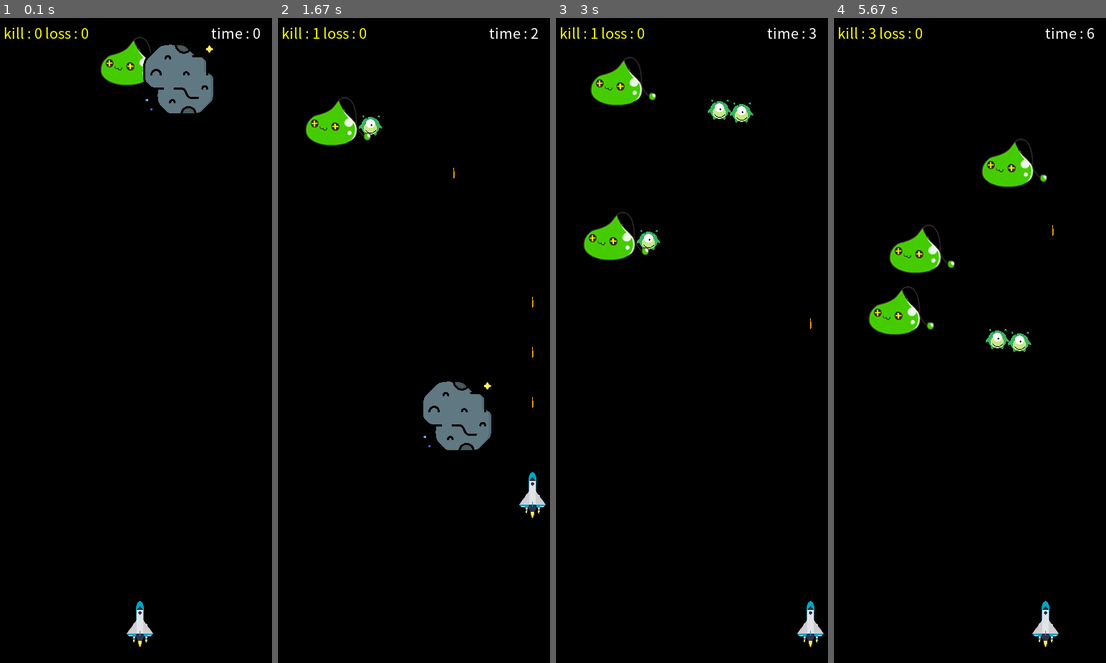
Above: before the commit, frames 1-4 (left to right).
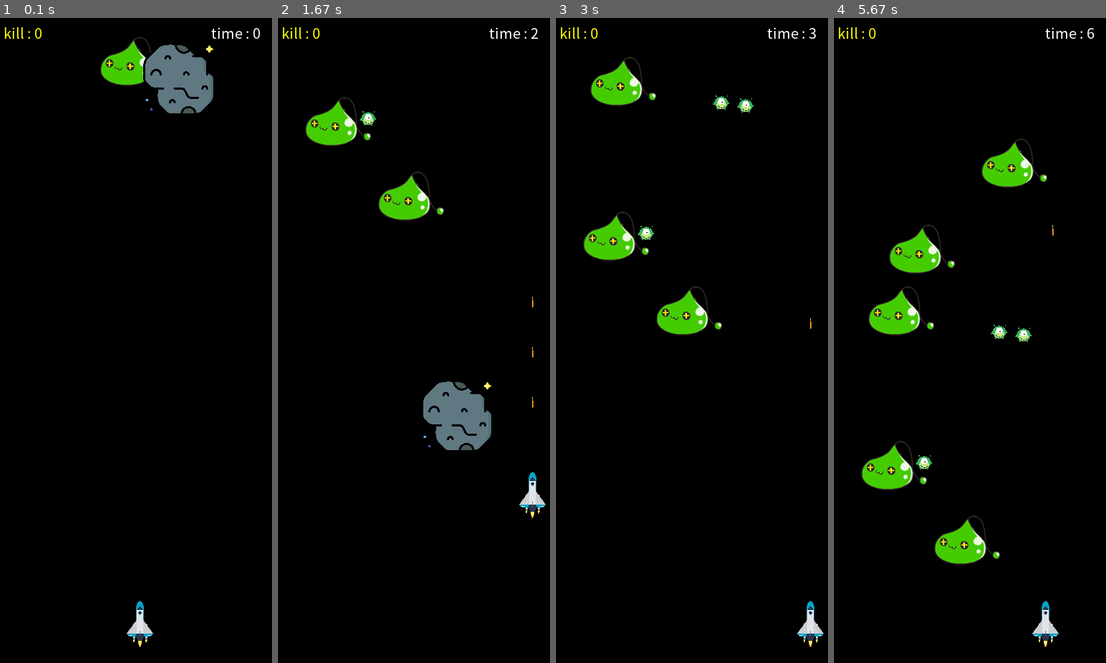
Above: after the commit, the same moments.

Repository: KROOKIMWOOBIN/pygame-spaceship
Game: pygame game, started from Python2023_Game.py
The game is run twice, just before and just after one commit, with the same random seed, the same clock (stepped at 60 frames per second) and the same inputs.
Inputs:
- Up to frame 1 (0.1 s): no input
- Up to frame 2 (1.67 s): tap Space at 0.33, 0.73, 1.03, 1.23, 1.57 s; hold Right 0.67-1.13 s; hold Up 1.17-1.47 s; hold Right from 1.5 s (still down)
- Up to frame 3 (3 s): tap Space at 1.87, 2.63 s; release Right at 1.97 s; hold Down 2.57-2.87 s
- Up to frame 4 (5.67 s): hold Up 3.33-3.7 s; tap Space at 3.4, 3.8, 4.1, 4.47, 4.87, 5.17, 5.37 s; hold Right 3.73-4.37 s; hold Down 4.4-4.77 s; hold Left 4.8-5.27 s; hold Right from 5.3 s (still down)

The runs differ from the first frame. In frame 1, 0.1% of the frame differs, in the area x 16-33%, y 1-4%; in frame 2, 1.3%; in frame 3, 1.6%; in frame 4, 2.5%, in the area x 10-73%, y 1-85%.

Commit message:
230503 피격효과, 체력3, loss삭제

Diff:
--- a/Python2023_Game.py
+++ b/Python2023_Game.py
@@ -21,6 +21,22 @@
     def show(self):
         screen.blit(self.image, (self.x, self.y))
 
+# 잡몹이 총알에 충돌시 나타나는 피격효과
+class hitEffect(imageManager):
+    def __init__(self, x, y):
+        super().__init__()
+        self.x = x
+        self.y = y
+        self.put_img("hit_effect.png")  # 피격 효과 이미지 로드
+        self.change_size(70, 70)  # 피격 효과 이미지 크기 조절
+        self.duration = 0.1 * 1000  # 효과 지속 시간 (0.3초)
+        self.start_time = pygame.time.get_ticks()  # 효과 시작 시간
+
+    def is_expired(self):
+        return pygame.time.get_ticks() - self.start_time >= self.duration
+
+
+
 # 충돌 함수 정의
 def crash(a,b):
     if (a.x - b.sx <= b.x) and (b.x <= a.x + a.sx):
@@ -43,6 +59,7 @@
 screen = pygame.display.set_mode(size)
 rockimg = ['rock1.png', 'rock2.png']
 rock_list = []  # 운석 리스트 추가
+hit_effects = []  # 피격 효과 객체를 저장할 리스트 생성
 
 title = "미사일 게임"
 
@@ -115,6 +132,12 @@
             if event.key == pygame.K_DOWN:
                 down_go = False
 
+                # 피격 효과 제거 이벤트 처리
+        if event.type == pygame.USEREVENT + 2:
+            if len(hit_effects) > 0:
+                hit_effects.pop(0)
+
+
     # 4-3. 입력, 시간에 따른 변화
     now_time = datetime.now()
     delta_time = round((now_time - start_time).total_seconds())
@@ -136,6 +159,8 @@
         if ss.y >= size[1] - ss.sy:
             ss.y = size[1] - ss.sy
 
+    # 피격 효과 제거
+    hit_effects = [effect for effect in hit_effects if not effect.is_expired()]
 
     # 미사일 생성하기
 
@@ -166,10 +191,11 @@
     if random.random() > 0.98:
         aa = imageManager()
         aa.put_img("잡몹1.png")
-        aa.change_size(70, 70)
+        aa.change_size(50, 50)
         aa.x = random.randrange(0, size[0] - aa.sx - round(ss.sx/2)) # 외계인의 크기만큼 빼줌
         aa.y = 10
         aa.move = 2
+        aa.hp = 3  # 체력을 3으로 설정
         a_list.append(aa)
     # 잡몹2
     if random.random() > 0.99:
@@ -179,7 +205,9 @@
         aa2.x = random.randrange(0, size[0] - aa2.sx - round(ss.sx/2)) # 외계인의 크기만큼 빼줌
         aa2.y = 10
         aa2.move = 2
+        aa2.hp = 3  # 체력을 3으로 설정
         a_list.append(aa2)
+
 
      # 운석 생성하기
     if delta_time % 10 == 0 and not any(rock.y > 0 and rock.y < size[1] for rock in rock_list):
@@ -221,18 +249,26 @@
         for j in range(len(a_list)):
             m = m_list[i]
             a = a_list[j]
-            if crash(m,a) == True:
+            if crash(m, a) == True:
                 dm_list.append(i)
-                da_list.append(j)
-
-    dm_list = list(set(dm_list)) # 중복제거
-    da_list = list(set(da_list)) # 중복제거
+                a.hp -= 1  # 외계인 체력 감소
+                if a.hp <= 0:  # 체력이 0 이하가 되면 외계인을 제거 리스트에 추가
+                    da_list.append(j)
+                    kill += 1  # 외계인이 사라지면 kill + 1
+                # 피격 효과 객체 생성
+                effect = hitEffect(a.x, a.y)
+                hit_effects.append(effect)
+                # 피격 효과를 일정 시간 후에 사라지게 하기 위한 타이머 이벤트 추가
+                pygame.time.set_timer(pygame.USEREVENT + 2, 200, True)
+
+    dm_list = list(set(dm_list))  # 중복 제거
+    da_list = list(set(da_list))  # 중복 제거
 
     for d in dm_list:
         del m_list[d]
 
     for a in da_list:
-        if a >= 0 :
+        if a >= 0:
             del a_list[a]
 
         kill += 1 # 외계인이 사라지면 kill + 1
@@ -255,10 +291,14 @@
 
     for rock in rock_list:
         rock.show()
+
+    for effect in hit_effects:
+        effect.show()
+
     # 텍스트 그리기
     # font = pygame.font.Font("C:/Windows/Fonts/ariblk.ttf")
     font = pygame.font.Font("GulimChe-02.ttf", 20)
-    text_kill = font.render("kill : {} loss : {}". format(kill, loss), True, (255, 255, 0))
+    text_kill = font.render("kill : {} ". format(kill), True, (255, 255, 0))
     screen.blit(text_kill, (10, 5))
 
     text_time = font.render("time : {}". format(delta_time), True, (255, 255, 255))
Binary file added: hit_effect.png
